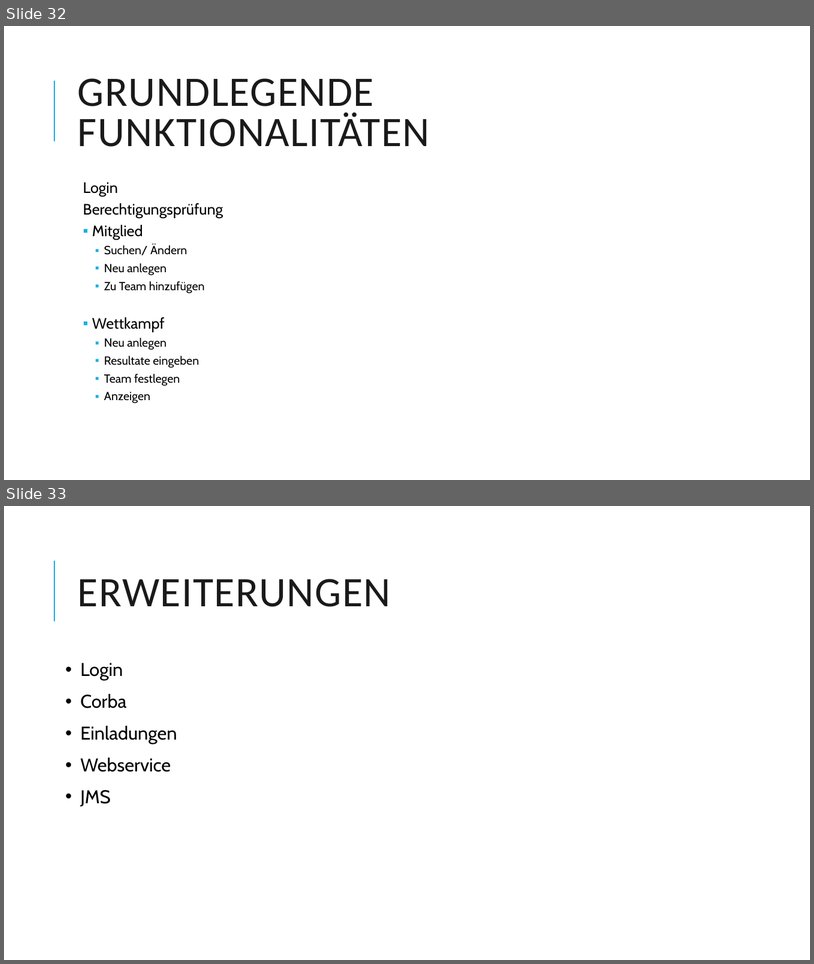
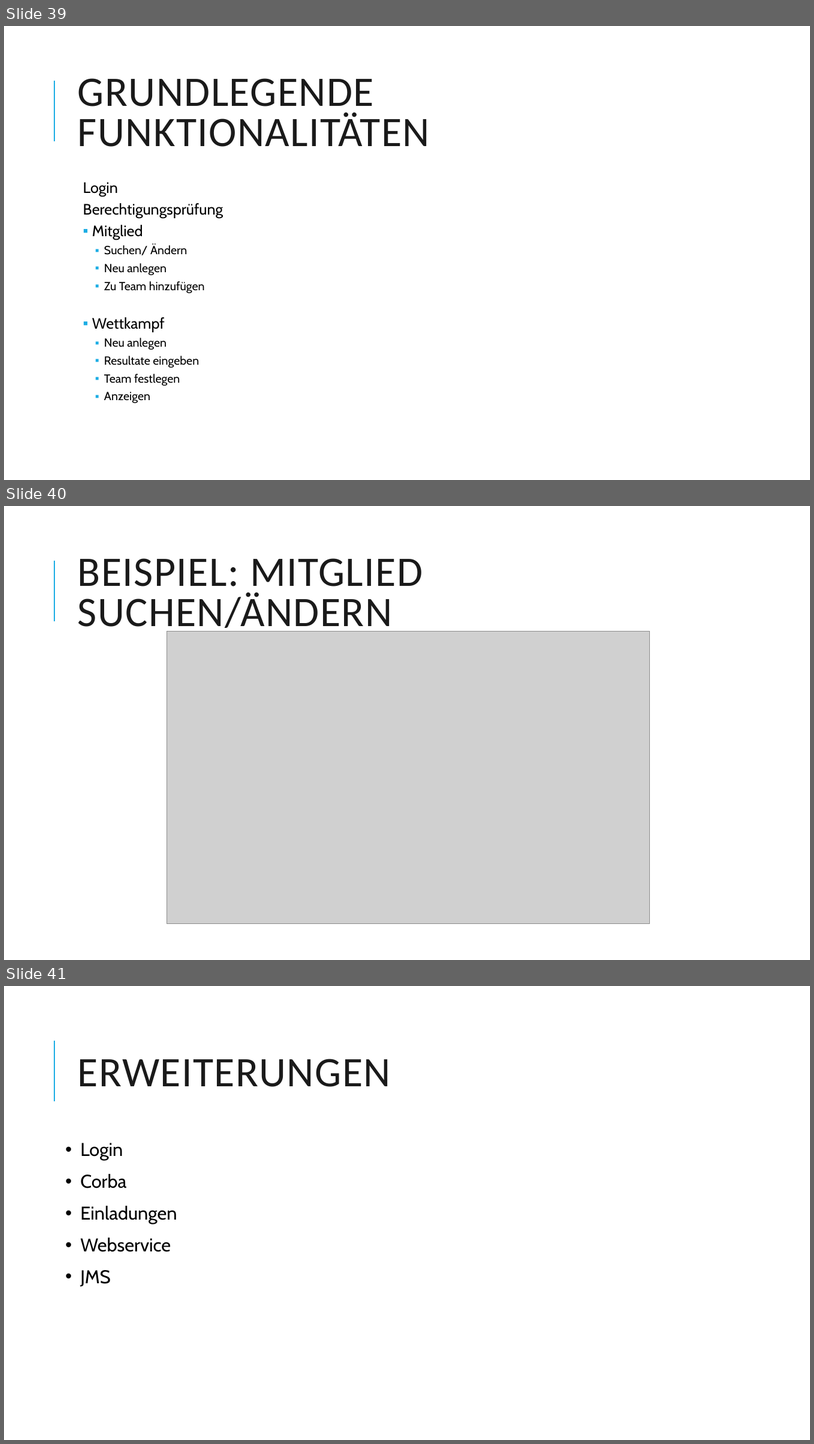
Before and after one commit to Dabjazz/SportsClubManager, a slide deck: Presentation/Presentation.pptx. Shown one above the other, each under a label of ours: slides 32 and 33 before the commit, slides 39, 40 and 41 after it. The pictures are 814x964 and 814x1444 pixels, drawn with LibreOffice and Linux fonts; fonts in the diff are those of the drawing; grey boxes stand for pictures. Boxes give left, top, right and bottom in pixels: in the first picture for what was removed or moved away, otherwise in the second. Text is boxed around its words. In the diff, an @@ line names an element or a change of style, - is before the commit and + after.

```diff
--- a/Presentation/Presentation.pptx
+++ b/Presentation/Presentation.pptx
@@ slide 40 added at (x1=4, y1=506, x2=810, y2=960), background #FFFFFF; not listed: 1 template element that a slide beside it also shows @@
@@ title added at (x1=78, y1=558, x2=423, y2=636), 50 pt, text #1A1A1A @@
+BEISPIEL: MITGLIED SUCHEN/ÄNDERN
@@ picture added at (x1=167, y1=631, x2=650, y2=924) @@
@@ what was slide 32 is now slide 39 @@
@@ what was slide 33 is now slide 41 @@
```
Also in this commit, not shown: 2 slides changed, 7 other slides added.
